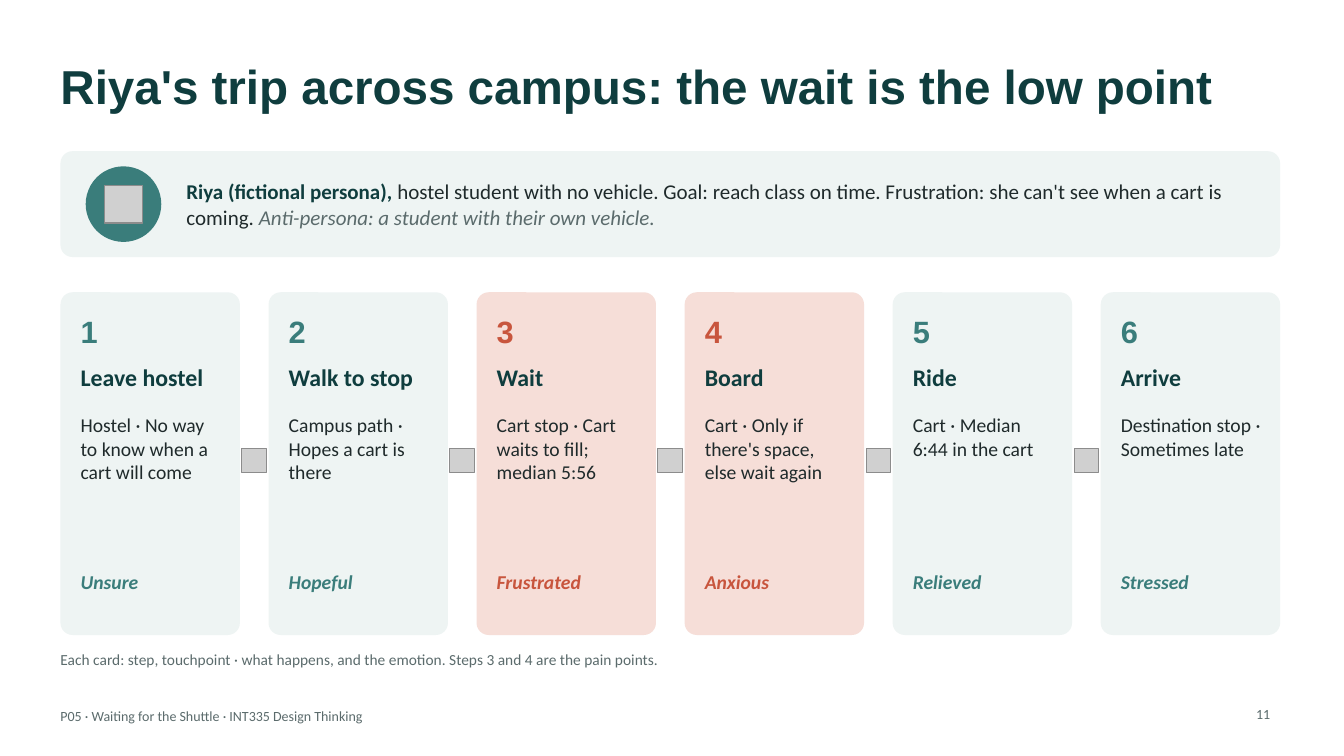
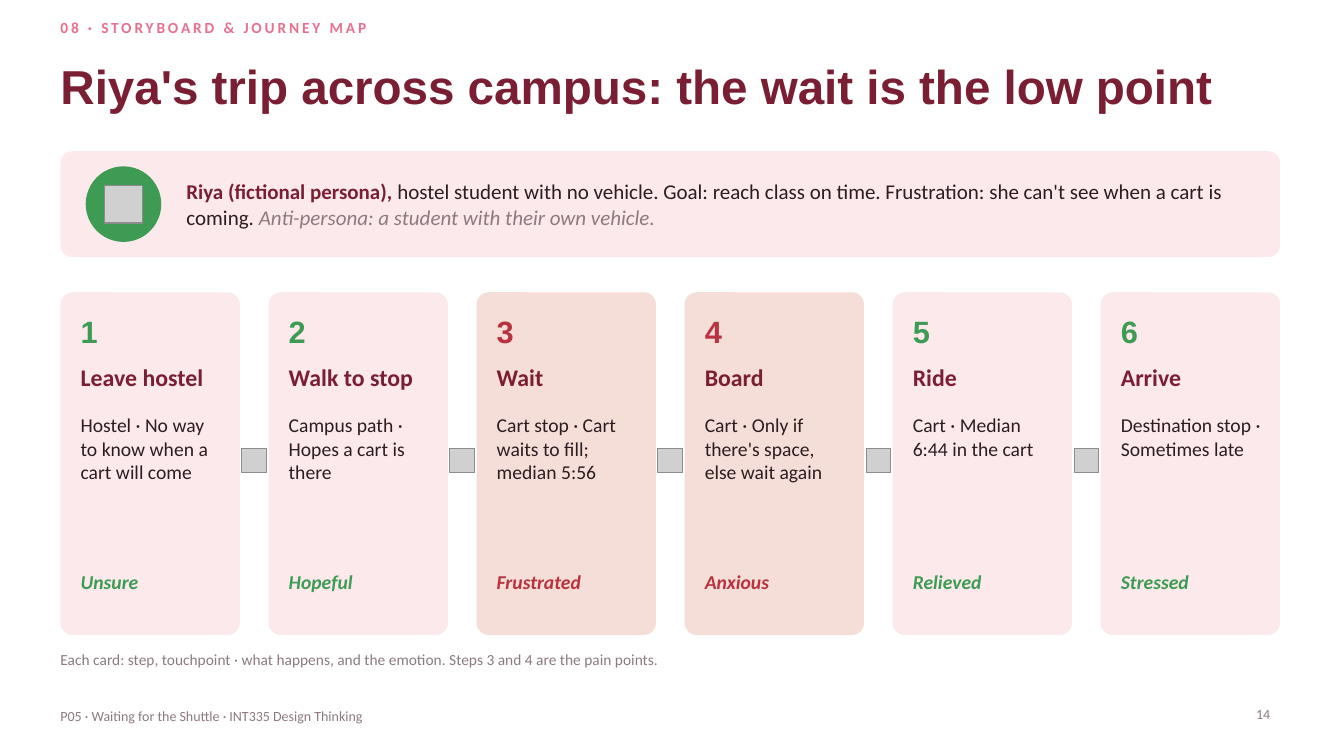
Before and after one commit to ShadowIzzHerZ/waiting-for-the-shuttle, a slide deck: slide 14 of deck/P05_Waiting_for_the_Shuttle.pptx (slide 11 before the commit). Drawn at 1344x756 pixels with LibreOffice and Linux fonts; fonts in the diff are those of the drawing; grey boxes stand for pictures. Boxes give left, top, right and bottom in pixels: in the first picture for what was removed or moved away, otherwise in the second. Text is boxed around its words. In the diff, an @@ line names an element or a change of style, - is before the commit and + after.

Commit message:
Deck follows the 12-section report skeleton, in the bracelet colours
Sections: problem, research plan, primary research, findings,
competitive analysis, personas and empathy map, ideation, storyboard and
journey, IA and user flow, prototype, testing and accessibility,
conclusion and links. New slides for the research plan, competitive
analysis, IA and user flow, testing and conclusion; dropped the affinity,
HMW-list and concept slides. Palette from the team's floral bracelet.

```diff
--- a/deck/P05_Waiting_for_the_Shuttle.pptx
+++ b/deck/P05_Waiting_for_the_Shuttle.pptx
@@ text added at <box>60,22,367,33</box>, 11 pt, text #E8708F, bold @@
+08 · STORYBOARD & JOURNEY MAP
@@ ellipse at <box>86,166,161,242</box>: fill #3A7D7B to #3E9B54 @@
@@ text "Riya (fictional persona), hostel student ..." at <box>186,183,1222,229</box>: text colour #0F3D3E to #7A1F33 in "Riya (fictional persona),"; text colour #1F2A2B to #2B1D20 in "hostel student with no vehicle. Goal: reach ..."; text colour #5B6B6C to #8C7A7E in "Anti-persona: a student with their own vehicle." @@
@@ fill #EEF4F3 to #FCE9EC in 5 elements at <box>60,151,1280,257</box>, <box>60,292,240,635</box>, <box>268,292,448,635</box>, <box>893,292,1073,635</box>, <box>1101,292,1280,635</box> @@
@@ text colour #0F3D3E to #7A1F33 in 7 elements at <box>60,69,1212,114</box>, <box>81,369,204,386</box>, <box>289,369,413,390</box>, <box>497,369,544,386</box>, <box>705,369,764,386</box>, <box>913,369,957,386</box>, <box>1121,369,1181,386</box> @@
@@ text colour #C8553D to #B8323F in 4 elements at <box>497,321,514,344</box>, <box>497,575,581,589</box>, <box>705,322,722,343</box>, <box>705,575,769,589</box> @@
@@ text colour #3A7D7B to #3E9B54 in 8 elements at <box>81,322,98,343</box>, <box>81,576,139,589</box>, <box>289,321,306,343</box>, <box>289,575,353,592</box>, <box>913,322,930,344</box>, <box>913,575,982,589</box>, <box>1121,321,1138,344</box>, <box>1121,575,1189,589</box> @@
@@ text "Each card: step, touchpoint · ..." at <box>60,654,658,668</box>: text colour #5B6B6C to #8C7A7E @@
@@ text "P05 · Waiting for the ..." at <box>60,711,362,724</box>: text colour #5B6B6C to #8C7A7E @@
@@ page number at <box>1256,710,1270,719</box>: text changed; text colour #5B6B6C to #8C7A7E @@
-11
+14
```
Also in this commit, not shown: 14 other slides changed, 5 slides added, 4 slides removed, 1 other file.
